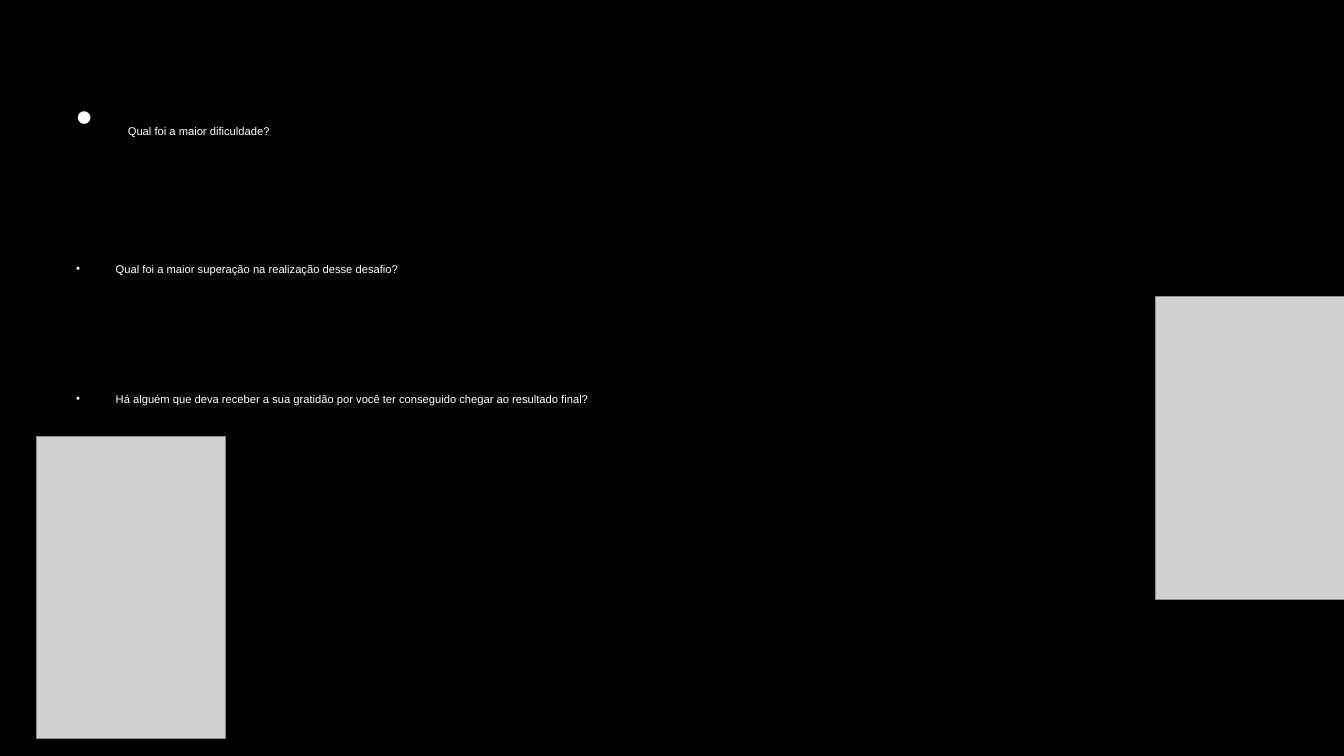
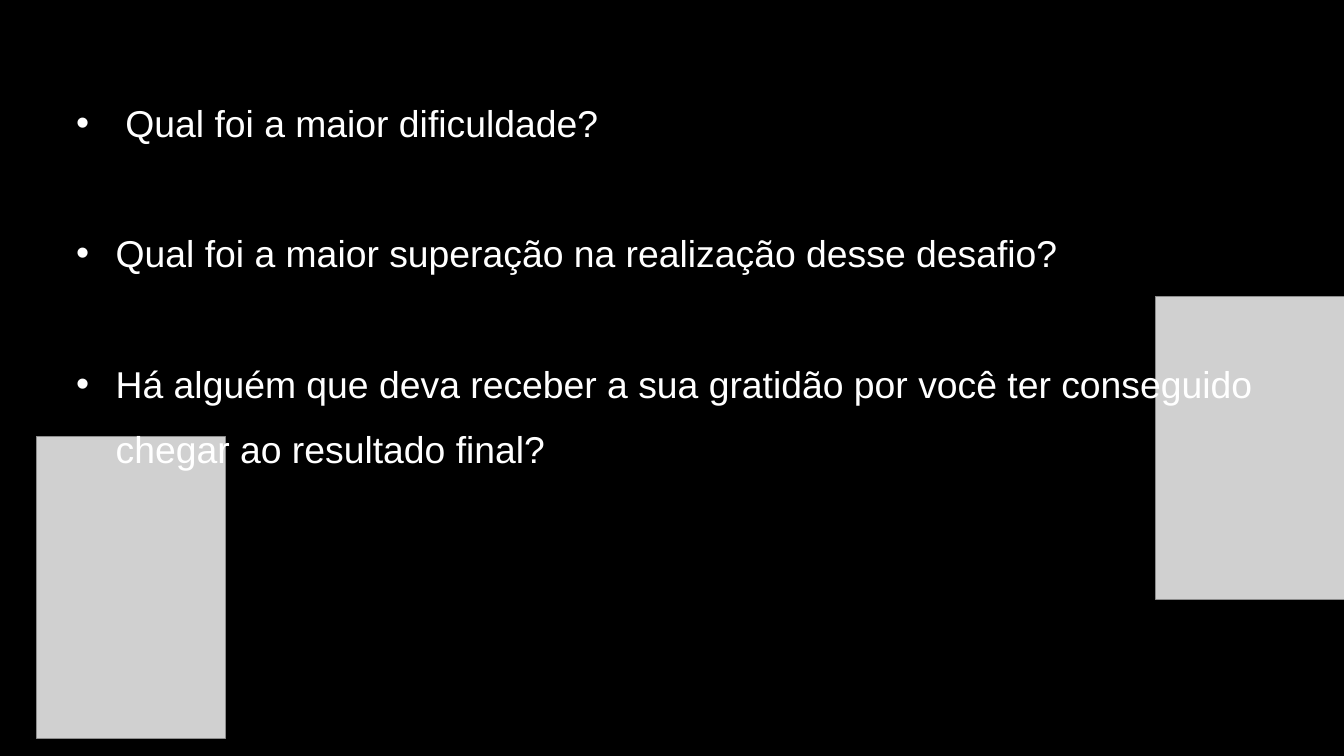
Before and after one commit to EmanuellyLucena19/Projeto-Individual, a slide deck: slide 7 of travel.ly.pptx. Drawn at 1344x756 pixels with LibreOffice and Linux fonts; fonts in the diff are those of the drawing; grey boxes stand for pictures. Boxes give left, top, right and bottom in pixels: in the first picture for what was removed or moved away, otherwise in the second. Text is boxed around its words. In the diff, an @@ line names an element or a change of style, - is before the commit and + after.

Commit message:
finalizado

```diff
--- a/travel.ly.pptx
+++ b/travel.ly.pptx
@@ text "Qual foi a maior dificuldade?" at (116,110,1252,471): size 12 to 40 pt @@
```
Also in this commit, not shown: 2 other slides changed, 13 other files.
